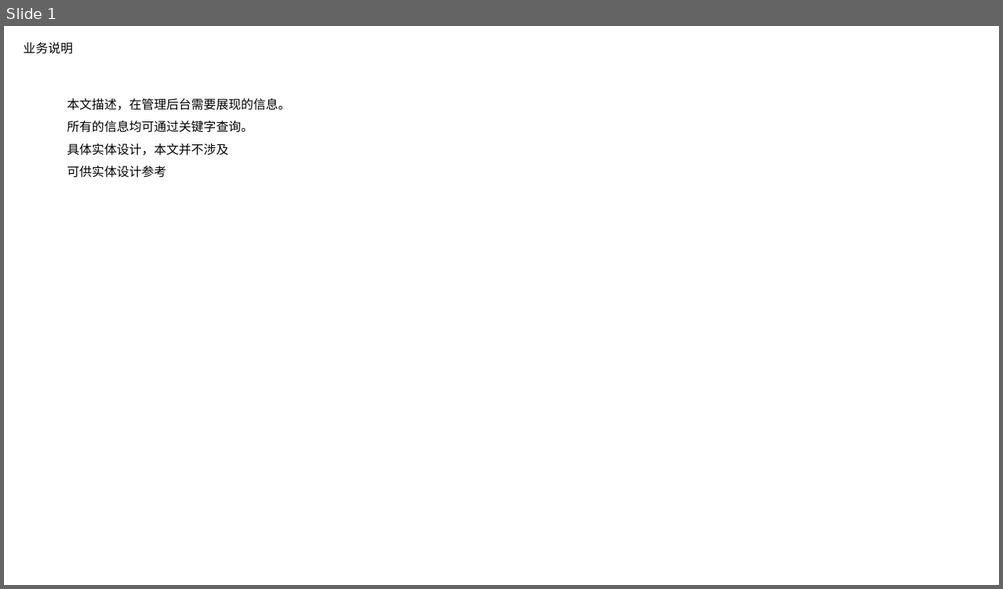
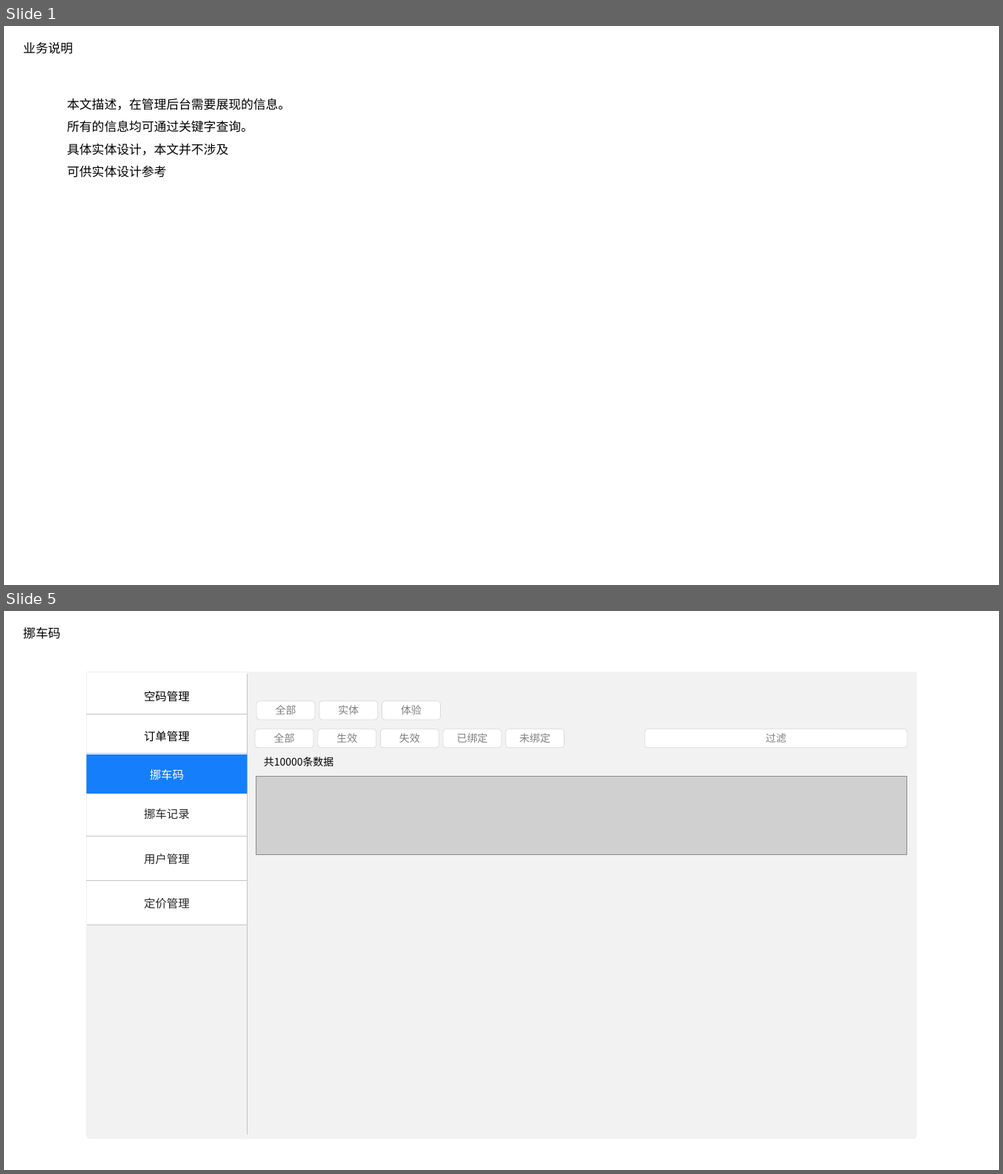
Before and after one commit to nixiaobing/kindpetro, a slide deck: product/扫码挪车/挪车产品设计-admin-陆陆畅版本.pptx. Shown one above the other, each under a label of ours: slide 1 before the commit, slides 1 and 5 after it; the slides between them are not shown. The pictures are 1003x589 and 1003x1174 pixels, drawn with LibreOffice and Linux fonts; fonts in the diff are those of the drawing; grey boxes stand for pictures. Boxes give left, top, right and bottom in pixels: in the first picture for what was removed or moved away, otherwise in the second. Text is boxed around its words. In the diff, an @@ line names an element or a change of style, - is before the commit and + after.

```diff
--- a/product/扫码挪车/挪车产品设计-admin-陆陆畅版本.pptx
+++ b/product/扫码挪车/挪车产品设计-admin-陆陆畅版本.pptx
@@ slide 5 added at [4, 611, 999, 1170], background #FFFFFF @@
@@ title added at [23, 627, 60, 639], 12 pt, text #000000 @@
+挪车码
@@ round same rect added at [87, 672, 916, 1139], fill #F2F2F2, outline #F0F0F0 0.5 pt @@
@@ round same rect added at [87, 672, 247, 925], fill #FFFFFF, outline #F0F0F0 0.5 pt @@
@@ line added from (247, 1136) to (247, 675), #C4C4C7 0.25 pt @@
@@ text added at [144, 691, 190, 702], 11 pt, text #000000 @@
+空码管理
@@ line added from (87, 714) to (247, 714), #C4C4C7 0.25 pt @@
@@ rounded rectangle added at [256, 701, 314, 720], fill #FFFFFF, outline #D9D9D9 0.5 pt, 10 pt, text #808080 @@
+全部
@@ rounded rectangle added at [319, 701, 378, 720], fill #FFFFFF, outline #D9D9D9 0.5 pt, 10 pt, text #808080 @@
+实体
@@ rounded rectangle added at [382, 701, 441, 720], fill #FFFFFF, outline #D9D9D9 0.5 pt, 10 pt, text #808080 @@
+体验
@@ text added at [144, 731, 190, 742], 11 pt, text #000000 @@
+订单管理
@@ rounded rectangle added at [255, 729, 313, 748], fill #FFFFFF, outline #D9D9D9 0.5 pt, 10 pt, text #808080 @@
+全部
@@ rounded rectangle added at [318, 729, 376, 748], fill #FFFFFF, outline #D9D9D9 0.5 pt, 10 pt, text #808080 @@
+生效
@@ rounded rectangle added at [380, 729, 438, 748], fill #FFFFFF, outline #D9D9D9 0.5 pt, 10 pt, text #808080 @@
+失效
@@ rounded rectangle added at [443, 729, 501, 748], fill #FFFFFF, outline #D9D9D9 0.5 pt, 10 pt, text #808080 @@
+已绑定
@@ rounded rectangle added at [506, 729, 563, 748], fill #FFFFFF, outline #D9D9D9 0.5 pt, 10 pt, text #808080 @@
+未绑定
@@ rounded rectangle added at [645, 729, 907, 748], fill #FFFFFF, outline #D9D9D9 0.5 pt, 10 pt, text #808080 @@
+过滤
@@ line added from (87, 754) to (247, 754), #C4C4C7 0.25 pt @@
@@ rounded rectangle added at [87, 755, 247, 794], fill #157EFB @@
@@ text added at [264, 757, 334, 766], 10 pt, text #000000 @@
+共10000条数据
@@ text added at [150, 769, 184, 780], 11 pt, text #FFFFFF @@
+挪车码
@@ picture added at [256, 777, 907, 855] @@
@@ line added from (87, 794) to (247, 794), #C4C4C7 0.25 pt @@
@@ text added at [144, 809, 190, 820], 11 pt, text #262626 @@
+挪车记录
@@ line added from (87, 836) to (247, 836), #C4C4C7 0.25 pt @@
@@ text added at [144, 854, 190, 865], 11 pt, text #262626 @@
+用户管理
@@ line added from (87, 881) to (247, 881), #C4C4C7 0.25 pt @@
@@ text added at [144, 898, 190, 909], 11 pt, text #262626 @@
+定价管理
@@ line added from (87, 925) to (247, 925), #C4C4C7 0.25 pt @@
```
Also in this commit, not shown: 6 other slides added, 5 slides removed, 3 other files.
